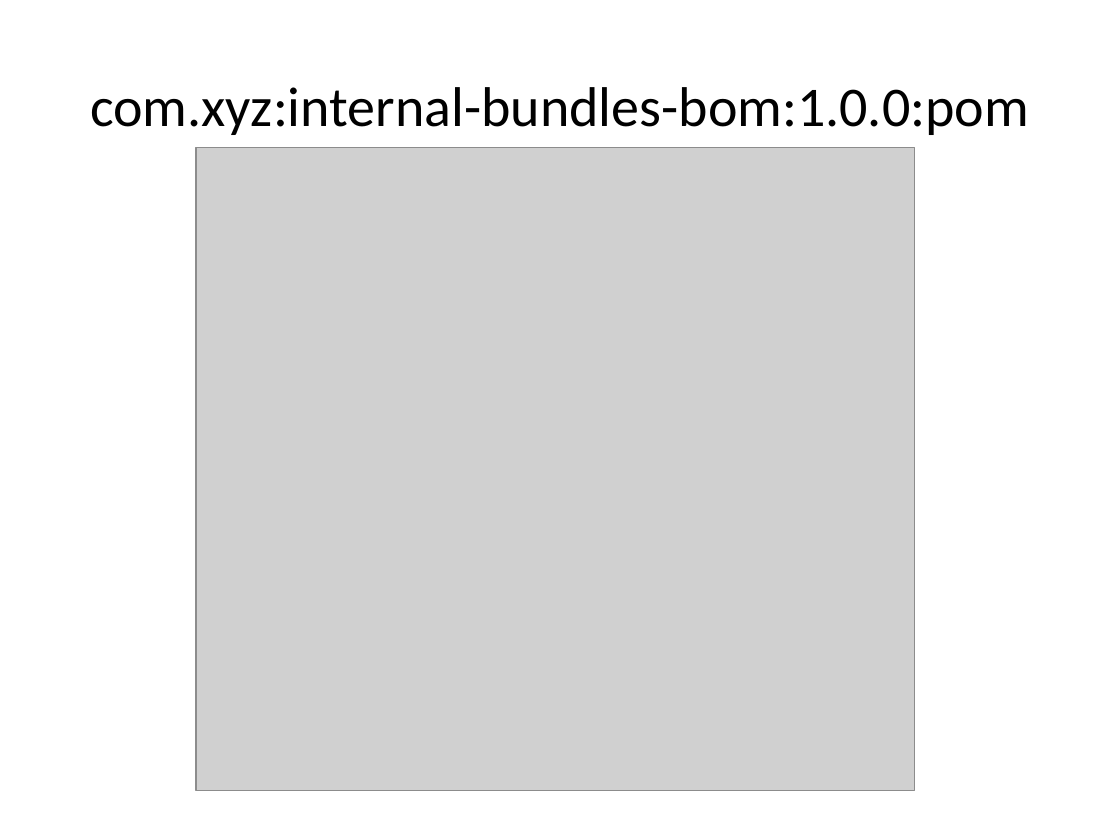
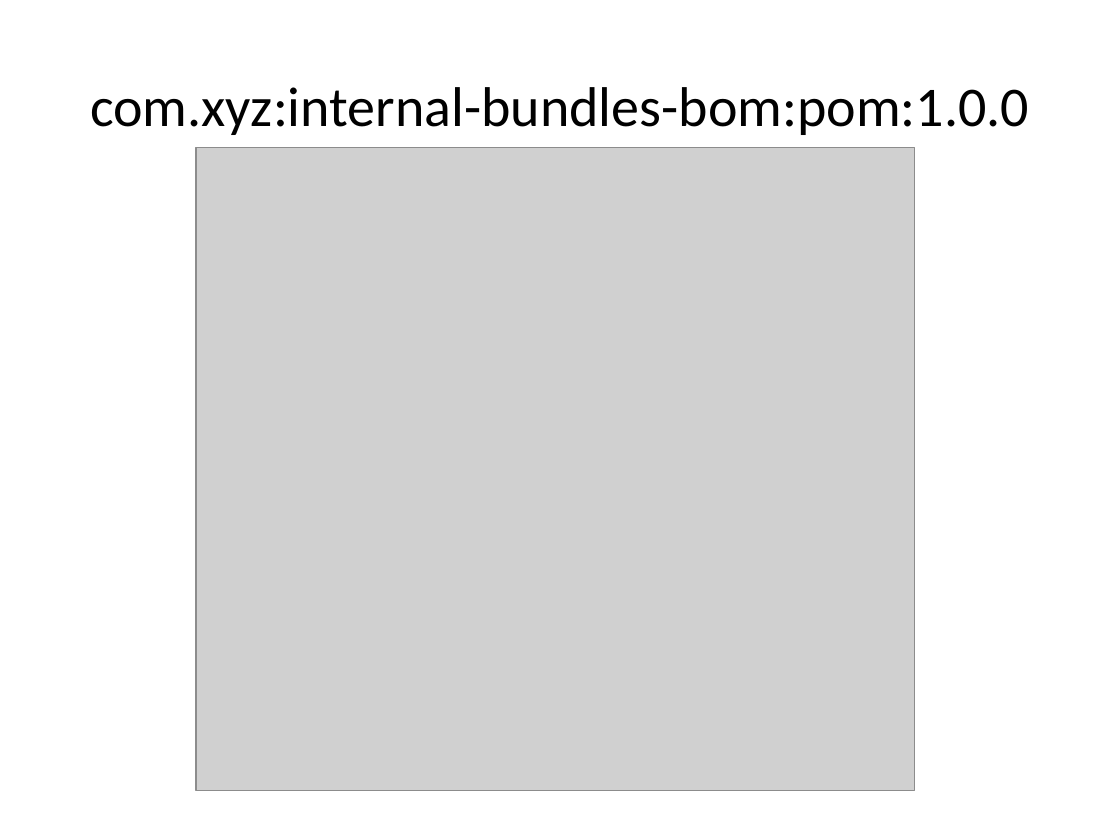
Before and after one commit to jonasalfthan/maven, a slide deck: slide 11 of architecture/modularity/modularity.pptx. Drawn at 1120x840 pixels with LibreOffice and Linux fonts; fonts in the diff are those of the drawing; grey boxes stand for pictures. Boxes give left, top, right and bottom in pixels: in the first picture for what was removed or moved away, otherwise in the second. Text is boxed around its words. In the diff, an @@ line names an element or a change of style, - is before the commit and + after.

```diff
--- a/architecture/modularity/modularity.pptx
+++ b/architecture/modularity/modularity.pptx
@@ title at [90, 87, 1029, 135]: text changed @@
-com.xyz:internal-bundles-bom:1.0.0:pom
+com.xyz:internal-bundles-bom:pom:1.0.0
```
Also in this commit, not shown: 5 other slides changed, 16 other files.
